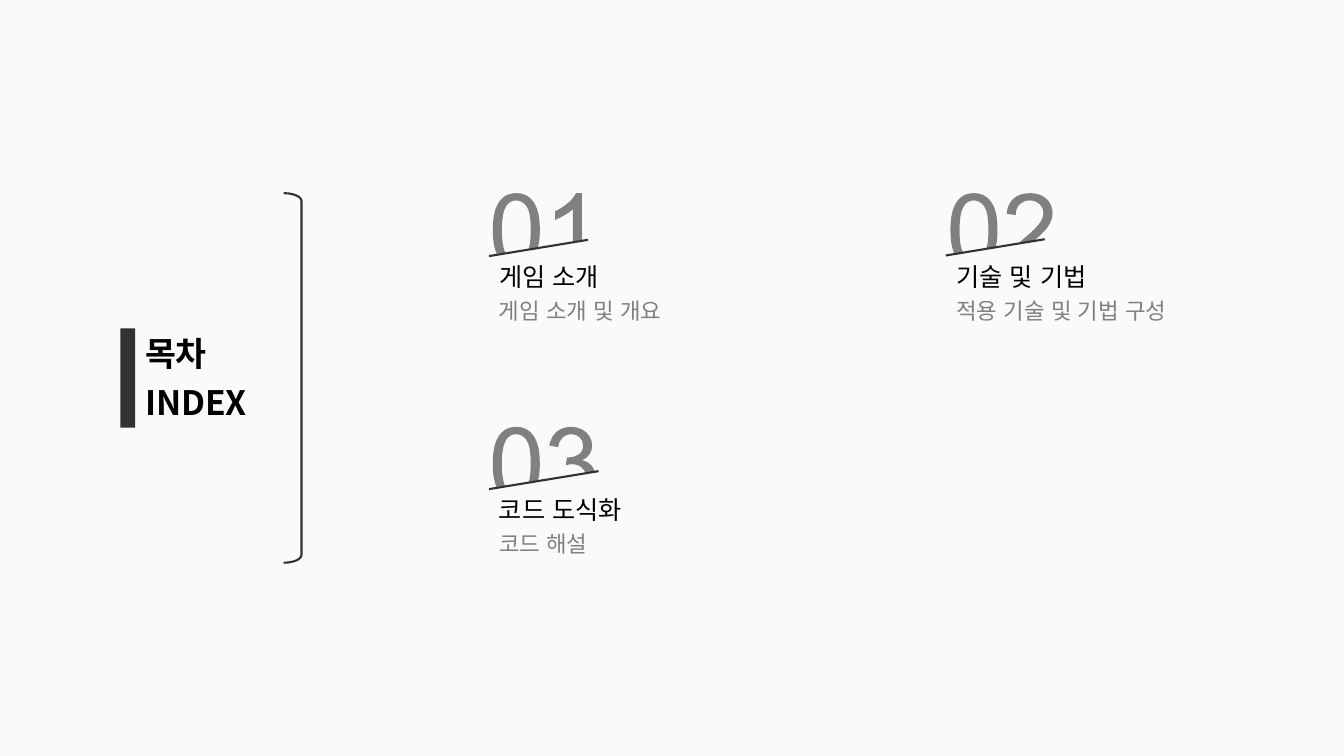
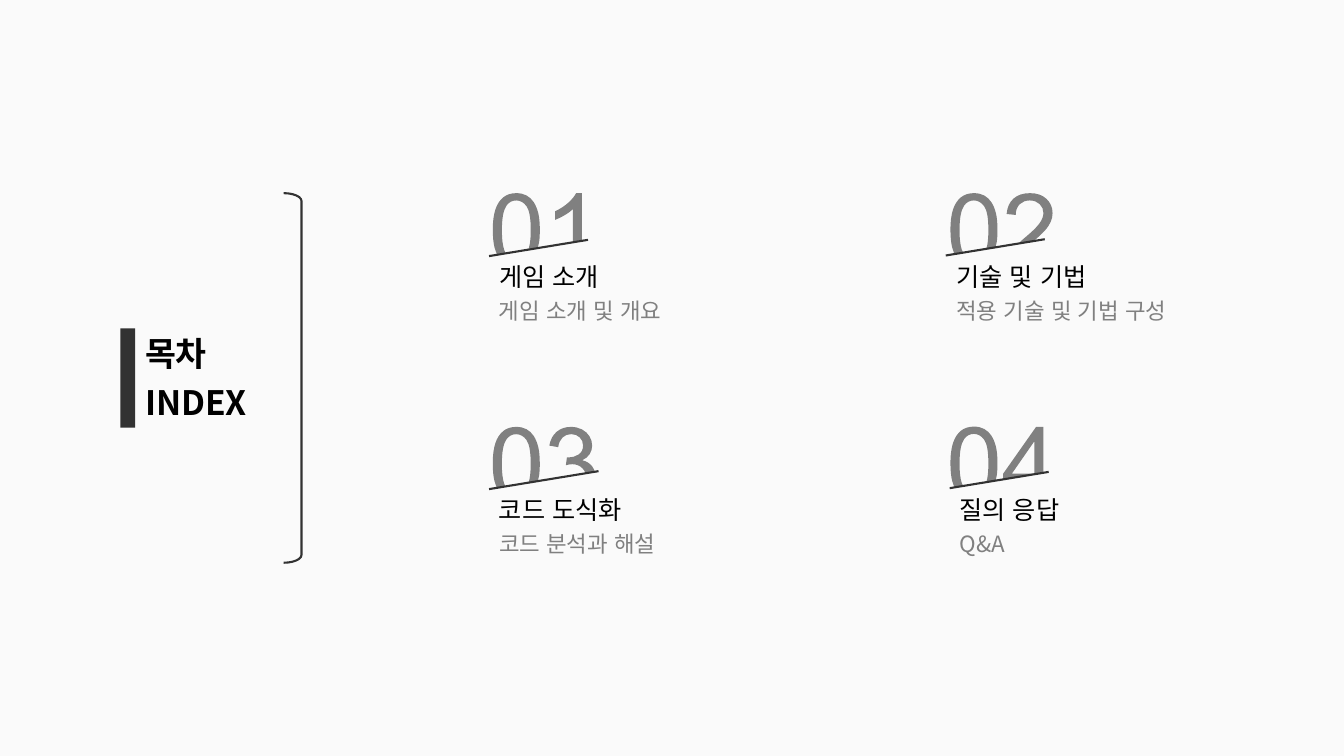
Before and after one commit to simplex3510/GeoStrike, a slide deck: slide 2 of 발표용.pptx. Drawn at 1344x756 pixels with LibreOffice and Linux fonts; fonts in the diff are those of the drawing. Boxes give left, top, right and bottom in pixels: in the first picture for what was removed or moved away, otherwise in the second. Text is boxed around its words. In the diff, an @@ line names an element or a change of style, - is before the commit and + after.

```diff
--- a/발표용.pptx
+++ b/발표용.pptx
@@ text at [499, 533, 655, 554]: text changed @@
-코드 해설
+코드 분석과 해설
@@ group added at [950, 426, 1059, 556]: 2 texts, 1 freeform shape, 1 line @@
+질의 응답
+Q&A
```
Also in this commit, not shown: 5 slides added, 2 slides removed.
